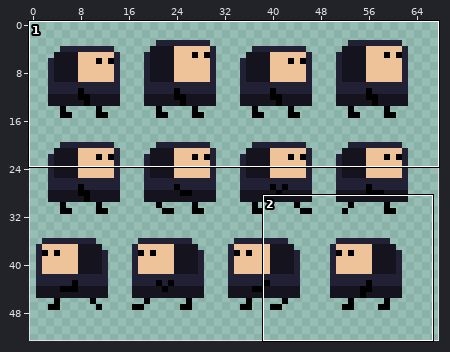
Pixel-art file: Assets/sprite_player_1.aseprite. The first picture is a wide view before the edit; the outline marks the close-up.
Close-up. Old version:
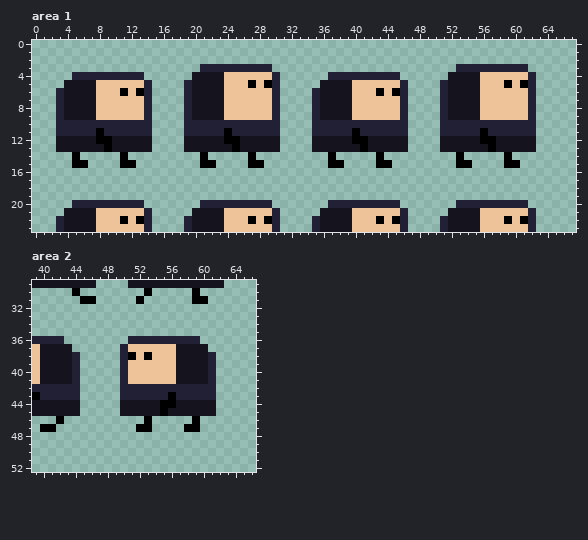
128x128 pixels, 1 frame. Shown: area 1: x 0..67, y 0..23; area 2: x 39..66, y 29..52. The wide view leaves out empty margins.
The result:
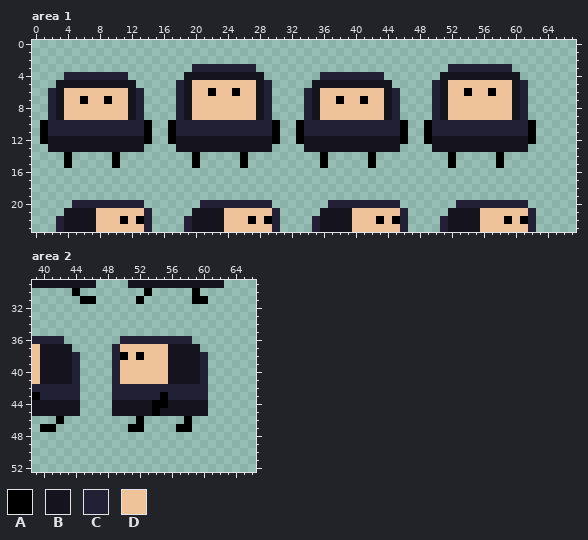
Palette (. is transparent): A #000000  B #14131e  C #222034  D #eec39a
Log entry: Suppression de Movable dans Entity et ajout dans Player Ajout de la gravite
Change:
Area 1:
y 3: x 20 . -> C; x 28..29 CC -> ..; x 52 . -> C; x 60..61 CC -> ..
y 4: x 4 . -> C; x 12..13 CC -> ..; x 19 . -> B; x 24..30 DDDDDDC -> BBBBB..; x 36 . -> C; x 44..45 CC -> ..; x 51 . -> B; x 56..62 DDDDDDC -> BBBBB..
y 5: x 3 . -> B; x 8..14 DDDDDDC -> BBBBB..; x 18..23 .CBBBB -> CBDDDD; x 27..30 ADAC -> DBC.; x 35 . -> B; x 40..46 DDDDDDC -> BBBBB..; x 50..55 .CBBBB -> CBDDDD; x 59..62 ADAC -> DBC.
y 6: x 2..7 .CBBBB -> CBDDDD; x 11..14 ADAC -> DBC.; x 18..23 .CBBBB -> CBDDAD; x 25 D -> A; x 28..30 DDC -> BC.; x 34..39 .CBBBB -> CBDDDD; x 43..46 ADAC -> DBC.; x 50..55 .CBBBB -> CBDDAD; x 57 D -> A; x 60..62 DDC -> BC.
y 7: x 2..7 .CBBBB -> CBDDAD; x 9 D -> A; x 12..14 DDC -> BC.; x 18..23 .CBBBB -> CBDDDD; x 28..30 DDC -> BC.; x 34..39 .CBBBB -> CBDDAD; x 41 D -> A; x 44..46 DDC -> BC.; x 50..55 .CBBBB -> CBDDDD; x 60..62 DDC -> BC.
y 8..9: x 2..7 .CBBBB -> CBDDDD; x 12..14 DDC -> BC.; x 18..23 .CBBBB -> CBDDDD; x 28..30 DDC -> BC.; x 34..39 .CBBBB -> CBDDDD; x 44..46 DDC -> BC.; x 50..55 .CBBBB -> CBDDDD; x 60..62 DDC -> BC.
y 10: x 1..2 .. -> AC; x 14 C -> A; x 17..18 .. -> AC; x 30 C -> A; x 33..34 .. -> AC; x 46 C -> A; x 49..50 .. -> AC; x 62 C -> A
y 11: x 1..2 .. -> AC; x 8 A -> C; x 14 C -> A; x 17..18 .. -> AC; x 24 A -> C; x 30 C -> A; x 33..34 .. -> AC; x 40 A -> C; x 46 C -> A; x 49..50 .. -> AC; x 56 A -> C; x 62 C -> A
y 12: x 1..2 .. -> AB; x 8..9 AA -> BB; x 14 B -> A; x 17..18 .. -> AB; x 24..25 AA -> BB; x 30 B -> A; x 33..34 .. -> AB; x 40..41 AA -> BB; x 46 B -> A; x 49..50 .. -> AB; x 56..57 AA -> BB; x 62 B -> A
y 13: x 2 . -> B; x 9 A -> B; x 14 B -> .; x 18 . -> B; x 25 A -> B; x 30 B -> .; x 34 . -> B; x 41 A -> B; x 46 B -> .; x 50 . -> B; x 57 A -> B; x 62 B -> .
y 14: x 4..5 .A -> A.; x 10..11 .A -> A.; x 20..21 .A -> A.; x 26..27 .A -> A.; x 36..37 .A -> A.; x 42..43 .A -> A.; x 52..53 .A -> A.; x 58..59 .A -> A.
y 15: x 4..6 .AA -> A..; x 10..12 .AA -> A..; x 20..22 .AA -> A..; x 26..28 .AA -> A..; x 36..38 .AA -> A..; x 42..44 .AA -> A..; x 52..54 .AA -> A..; x 58..60 .AA -> A..
Area 2:
y 36: x 50 . -> C; x 59 C -> .
y 37: x 49..50 .C -> CD; x 56 D -> B; x 60 B -> .
y 38: x 49..53 .CADA -> CADAD; x 56 D -> B; x 60..61 BC -> C.
y 39..41: x 49..50 .C -> CD; x 56 D -> B; x 60..61 BC -> C.
y 42: x 49 . -> C; x 61 C -> .
y 43: x 49 . -> C; x 55..56 CA -> AC; x 61 C -> .
y 44: x 49 . -> B; x 54 B -> A; x 56 A -> B; x 61 B -> .
y 45: x 49 . -> B; x 54..55 BA -> AB; x 61 B -> .
y 46: x 52..53 .A -> A.; x 58..59 .A -> A.
y 47: x 51 . -> A; x 53 A -> .; x 57 . -> A; x 59 A -> .
Where, in picture pixels (left, top, right, bottom), the same in both close-ups:
changed: (40, 64, 536, 168)
changed: (112, 336, 216, 432)
